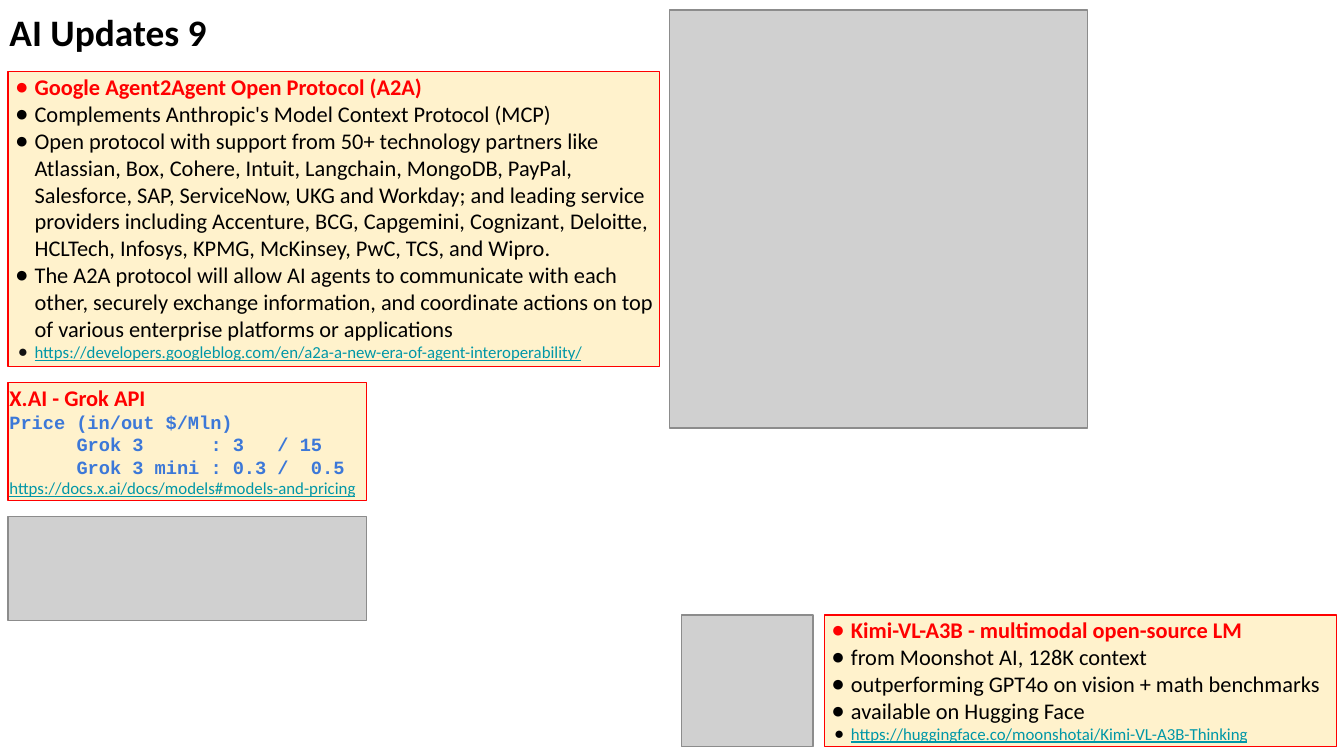
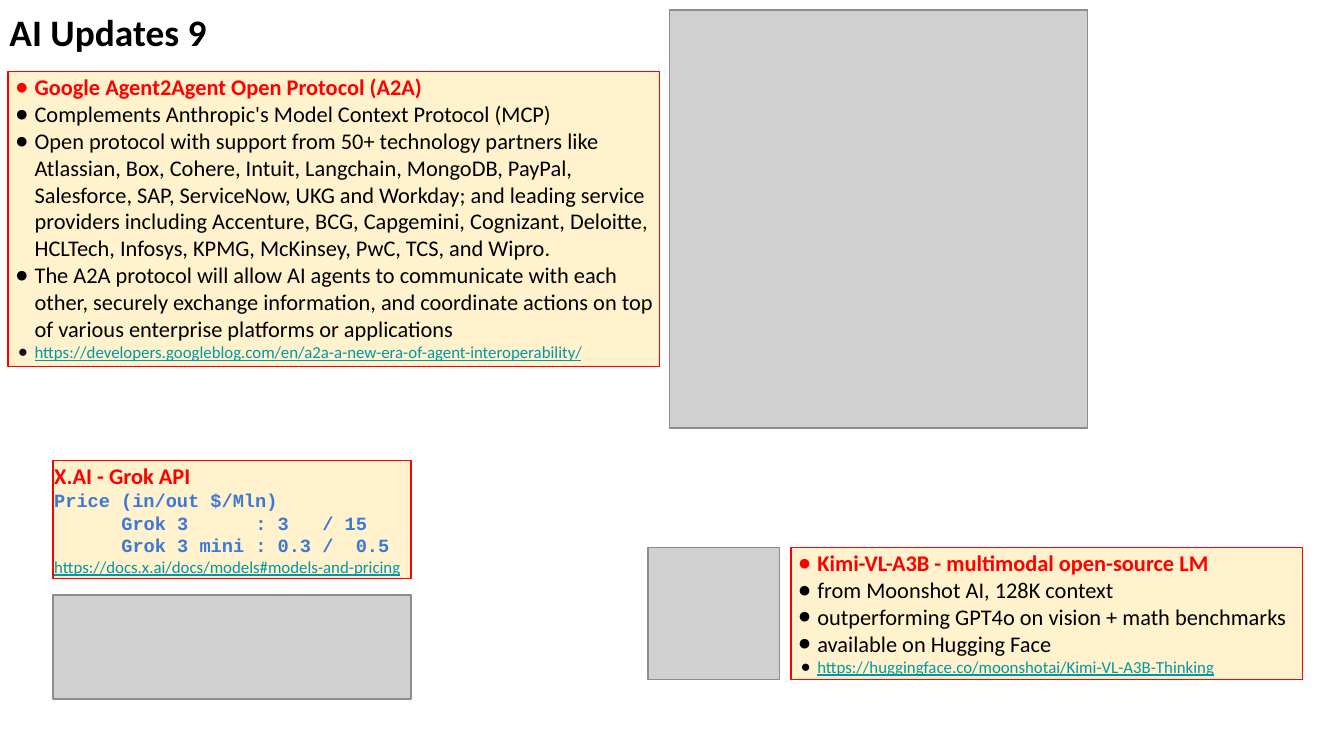
Before and after one commit to lselector/seminar, a slide deck: slide 16 of 2025/2025-04-11-AI-Updates.pptx. Drawn at 1344x756 pixels with LibreOffice and Linux fonts; fonts in the diff are those of the drawing; grey boxes stand for pictures. Boxes give left, top, right and bottom in pixels: in the first picture for what was removed or moved away, otherwise in the second. Text is boxed around its words. In the diff, an @@ line names an element or a change of style, - is before the commit and + after.

```diff
--- a/2025/2025-04-11-AI-Updates.pptx
+++ b/2025/2025-04-11-AI-Updates.pptx
@@ rectangle "X.AI - Grok API Price ..." moved from (x1=8, y1=383, x2=367, y2=501) to (x1=52, y1=461, x2=411, y2=579) @@
@@ picture moved from (x1=681, y1=616, x2=813, y2=747) to (x1=648, y1=548, x2=780, y2=680) @@
@@ rectangle "Kimi-VL-A3B - multimodal open-source LM" moved from (x1=824, y1=616, x2=1336, y2=747) to (x1=790, y1=548, x2=1302, y2=680) @@
@@ picture moved from (x1=8, y1=516, x2=367, y2=621) to (x1=52, y1=595, x2=411, y2=700) @@
```
Also in this commit, not shown: 7 other slides changed.
